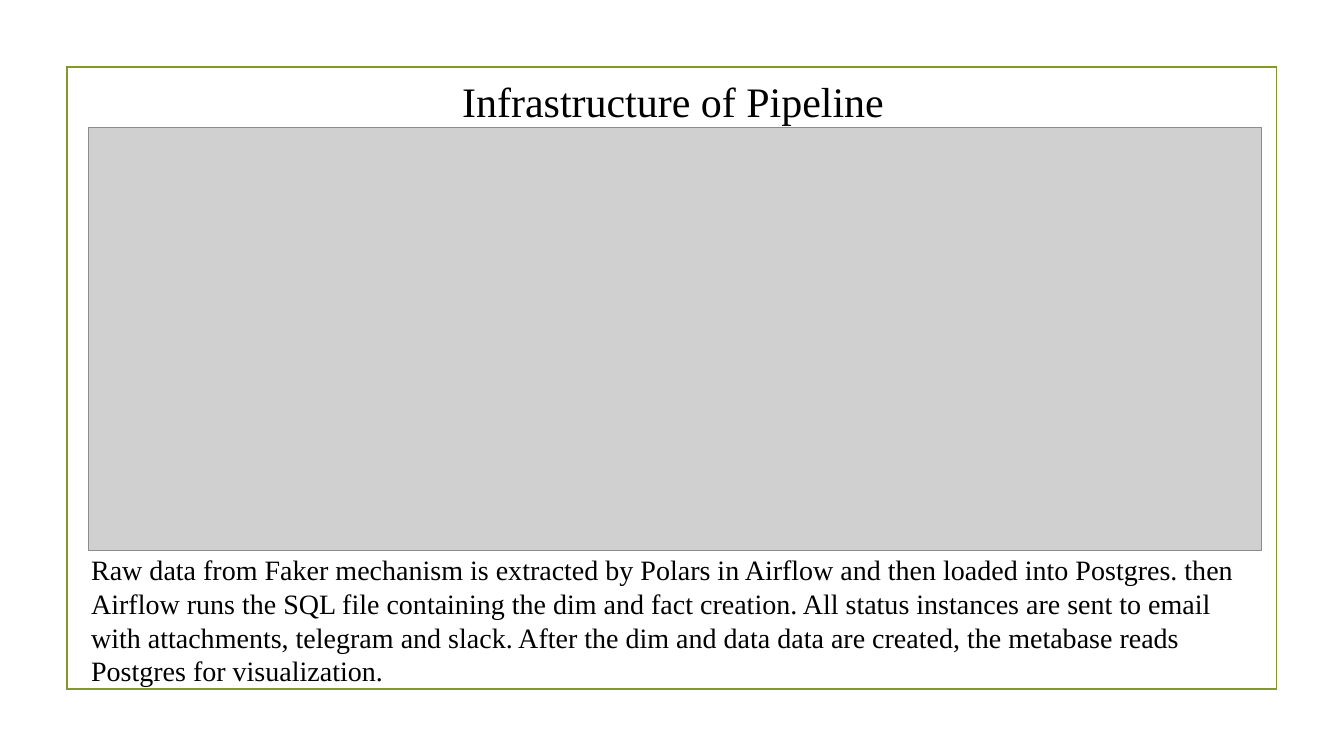
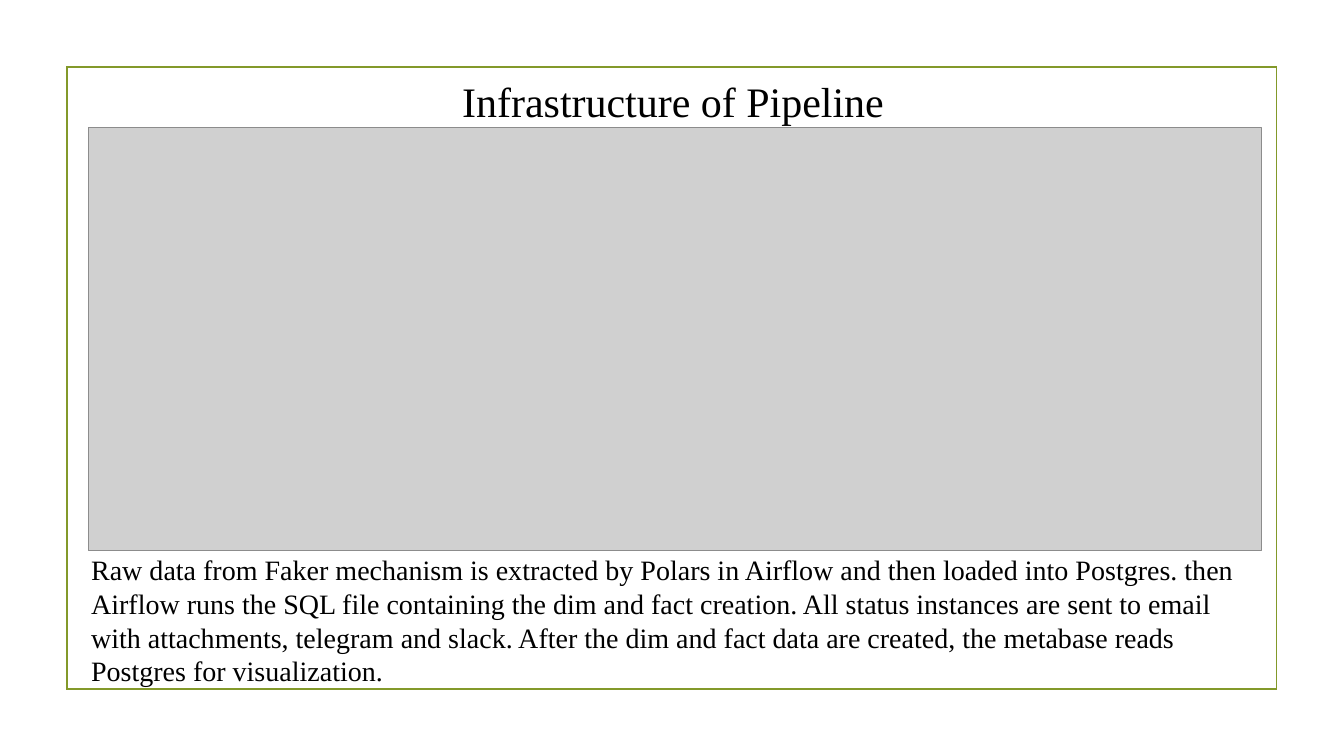
Before and after one commit to MuhammadMuhidin/DataCraft-ELT-Kimball-Modeling-with-Visual-Metabase, a slide deck: slide 2 of DataCraft ELT Kimball Modeling with Visual Metabase.pptx. Drawn at 1344x756 pixels with LibreOffice and Linux fonts; fonts in the diff are those of the drawing; grey boxes stand for pictures; background and template pictures are left out. Boxes give left, top, right and bottom in pixels: in the first picture for what was removed or moved away, otherwise in the second. Text is boxed around its words. In the diff, an @@ line names an element or a change of style, - is before the commit and + after.

Commit message:
update pptx

```diff
--- a/DataCraft ELT Kimball Modeling with Visual Metabase.pptx
+++ b/DataCraft ELT Kimball Modeling with Visual Metabase.pptx
@@ text at <box>91,560,1232,687</box>: text changed @@
-Raw data from Faker mechanism is extracted by Polars in Airflow and then loaded into Postgres. then Airflow runs the SQL file containing the dim and fact creation. All status instances are sent to email with attachments, telegram and slack. After the dim and data data are created, the metabase reads Postgres for visualization.
+Raw data from Faker mechanism is extracted by Polars in Airflow and then loaded into Postgres. then Airflow runs the SQL file containing the dim and fact creation. All status instances are sent to email with attachments, telegram and slack. After the dim and fact data are created, the metabase reads Postgres for visualization.
```
